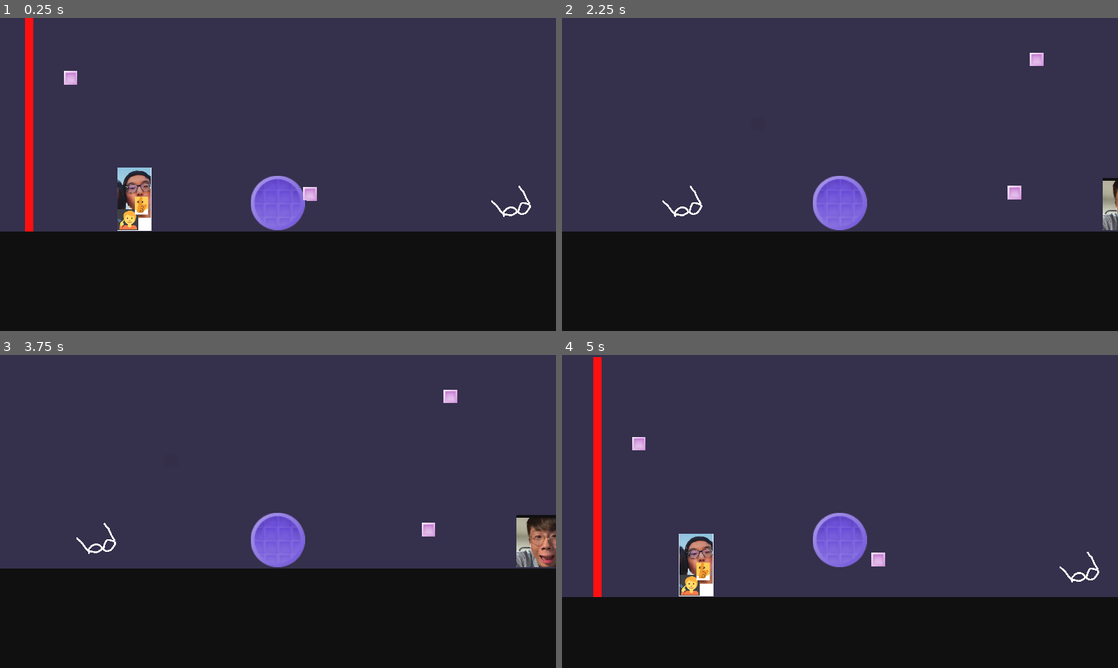
Above: before the commit, frames 1-4 (two rows, left to right).
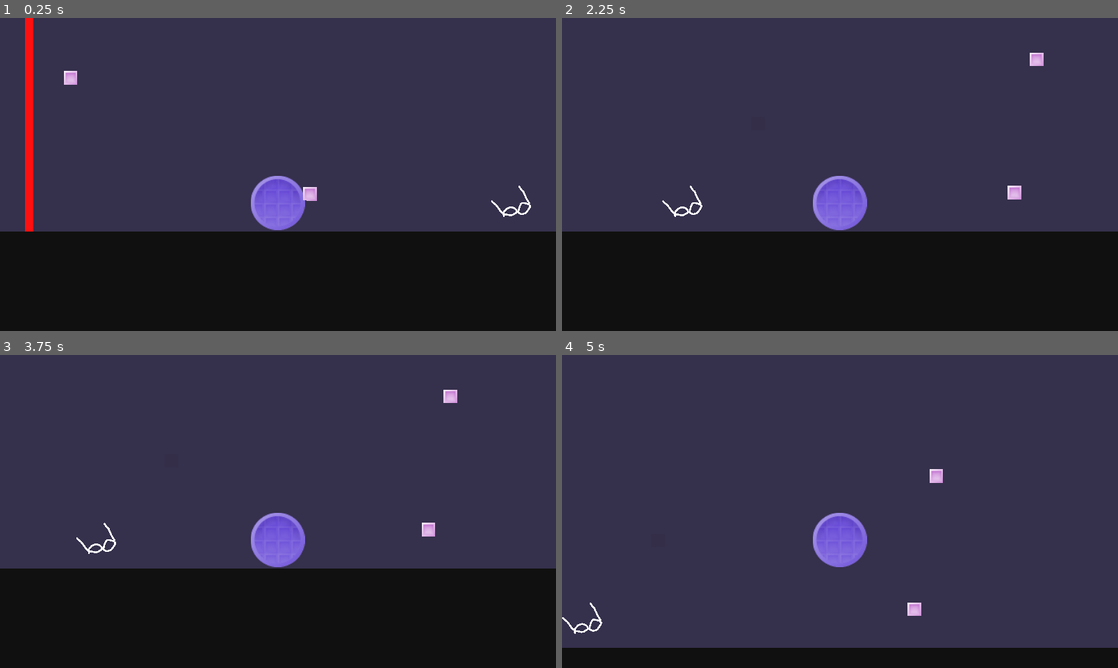
Above: after the commit, the same moments.

Repository: KaratePikachu/JamfestFall2024
Game: Godot game, scene res://Level/test_open_world.tscn
Same seed, same stepped clock (60 frames per second), same inputs: the game is played once before the commit and once after it.
Inputs:
- Up to frame 1 (0.25 s): no input
- Up to frame 2 (2.25 s): hold 5 (equip_drone) 0.53-1.28 s; hold D (move_right) 0.53-2.03 s; tap Space (jump) at 0.77, 1.52 s; tap 3 (equip_infared) at 1.35 s; hold A (move_left) from 2.03 s (still down); hold 8 (equip_kaleidoscope) from 2.03 s (still down)
- Up to frame 3 (3.75 s): release A (move_left) at 2.78 s; release 8 (equip_kaleidoscope) at 2.78 s; hold D (move_right) from 2.78 s (still down); tap 6 (equip_lidar) at 2.85 s; tap Space (jump) at 3.02 s; hold 9 (equip_monocle) from 3.53 s (still down)
- Up to frame 4 (5 s): tap Space (jump) at 3.77, 4.52 s; release D (move_right) at 4.28 s; release 9 (equip_monocle) at 4.28 s; hold A (move_left) from 4.28 s (still down); tap 7 (equip_normal) at 4.35 s

The runs differ from the first frame. In frame 1, 1.1% of the frame differs, in the area x 21-28%, y 47-68%; in frame 2, 0.4%; in frame 3, 1.2%; in frame 4, 19%, in the area x 0-100%, y 0-94%.

Commit message:
ok its just my pc

Diff:
--- a/Enviorment/Enemy/enemy.gd
+++ b/Enviorment/Enemy/enemy.gd
@@ -11,14 +11,21 @@
 	Player.instance.glasses_changed.connect(_on_glasses_change)
 
 func _on_glasses_change(old_glasses: int, new_glasses: int) -> void:
-	if(new_glasses == Player.Glasses.INFARED or Player.Glasses.NORMAL):
+	if(new_glasses == Player.Glasses.DRONE or new_glasses == Player.Glasses.NORMAL):
 		$DetectionCone.visible = true
 	else:
 		$DetectionCone.visible = false
 
+	if(new_glasses == Player.Glasses.INFARED or new_glasses == Player.Glasses.NORMAL or new_glasses == Player.Glasses.DRONE):
+		$Sprite.visible = true
+	else:
+		$Sprite.visible = false
+
 func _process(delta: float) -> void:
 	if isSpinning:
 		$DetectionCone.scale.x = cos(dont_fucking_ask)
+		if 1 - abs(cos(dont_fucking_ask)) < 0.001:
+			await get_tree().create_timer(2).timeout
 	dont_fucking_ask += 0.01
 
 # Called every frame. 'delta' is the elapsed time since the previous frame.
--- a/Enviorment/Enemy/enemy.tscn
+++ b/Enviorment/Enemy/enemy.tscn
@@ -12,7 +12,8 @@
 [node name="Enemy" type="CharacterBody2D"]
 script = ExtResource("1_2de7v")
 
-[node name="Jonerrrr" type="Sprite2D" parent="."]
+[node name="Sprite" type="Sprite2D" parent="."]
+visible = false
 scale = Vector2(0.188935, 0.188935)
 texture = ExtResource("1_xtwwk")
 
--- a/Enviorment/Goomba/goomba.gd
+++ b/Enviorment/Goomba/goomba.gd
@@ -4,10 +4,14 @@
 @export var direction : int = 1
 @export var speed : int = 80
 
-# Called when the node enters the scene tree for the first time.
 func _ready() -> void:
-	pass
-	#pass # Replace with function body.
+	Player.instance.glasses_changed.connect(_on_glasses_change)
+
+func _on_glasses_change(old_glasses: int, new_glasses: int) -> void:
+	if(new_glasses == Player.Glasses.INFARED or new_glasses == Player.Glasses.NORMAL or new_glasses == Player.Glasses.DRONE):
+		$Sprite.visible = true
+	else:
+		$Sprite.visible = false
 
 func _physics_process(delta: float) -> void:
 	velocity.x = speed * direction
--- a/Enviorment/Goomba/goomba.tscn
+++ b/Enviorment/Goomba/goomba.tscn
@@ -12,7 +12,8 @@
 [node name="Goomba" type="CharacterBody2D"]
 script = ExtResource("1_oynve")
 
-[node name="Reswdgswerdg" type="Sprite2D" parent="."]
+[node name="Sprite" type="Sprite2D" parent="."]
+visible = false
 position = Vector2(1, -1)
 scale = Vector2(0.279999, 0.279999)
 texture = ExtResource("1_g16gs")
--- a/Level/test_open_world.tscn
+++ b/Level/test_open_world.tscn
@@ -137,6 +137,7 @@
 
 [node name="Enemy" parent="." instance=ExtResource("8_ovm8l")]
 position = Vector2(1603, 530)
+isSpinning = true
 
 [node name="NormalGlassesPickup" parent="." instance=ExtResource("9_0o1u1")]
 position = Vector2(825, 541)
@@ -147,6 +148,6 @@
 loop_time = 2
 
 [node name="Goomba" parent="." instance=ExtResource("11_y8ei8")]
-position = Vector2(154, 526)
+position = Vector2(1787, 524)
 
 [connection signal="triggered" from="Switch" to="Door" method="_on_triggered"]
